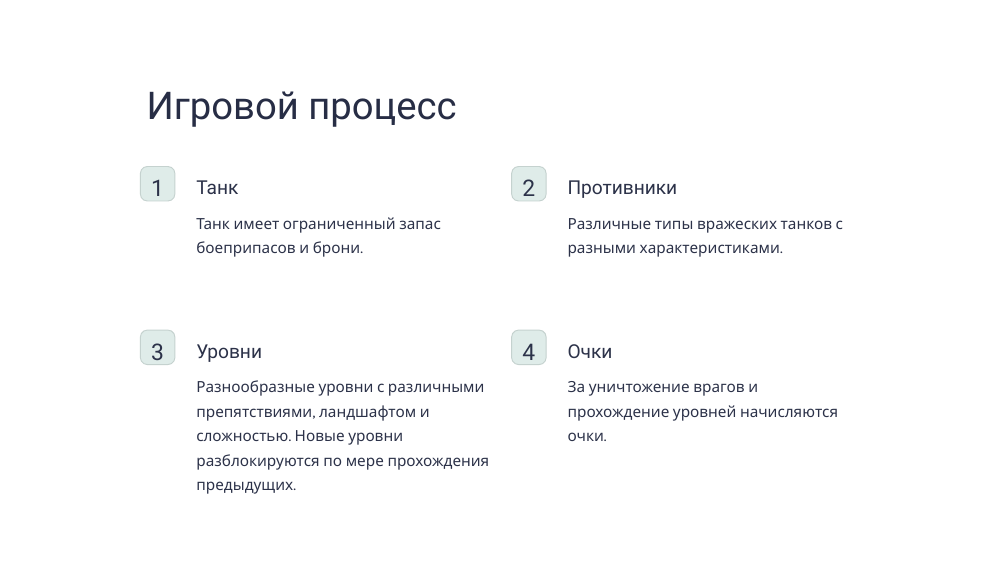
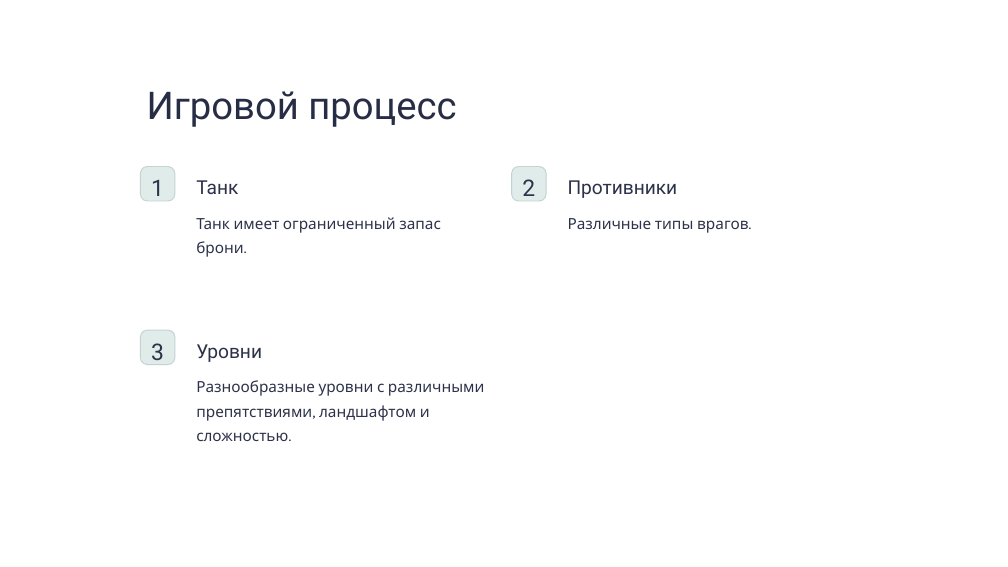
Before and after one commit to f1rsov08/PyGameProject, a slide deck: slide 3 of Tank-Battles.pptx. Drawn at 1008x567 pixels with LibreOffice and Linux fonts; fonts in the diff are those of the drawing. Boxes give left, top, right and bottom in pixels: in the first picture for what was removed or moved away, otherwise in the second. Text is boxed around its words. In the diff, an @@ line names an element or a change of style, - is before the commit and + after.

```diff
--- a/Tank-Battles.pptx
+++ b/Tank-Battles.pptx
@@ text at box(196, 217, 441, 257): text changed @@
-Танк имеет ограниченный запас боеприпасов и брони.
+Танк имеет ограниченный запас брони.
@@ text at box(568, 218, 694, 229): text changed @@
-Различные типы вражеских танков с разными характеристиками.
+Различные типы врагов.
@@ rounded rectangle removed at box(512, 330, 546, 365) @@
@@ text removed at box(522, 343, 535, 360) @@
-4
@@ text removed at box(568, 344, 613, 358) @@
-Очки
@@ text at box(196, 380, 485, 441): text changed @@
-Разнообразные уровни с различными препятствиями, ландшафтом и сложностью. Новые уровни разблокируются по мере прохождения предыдущих.
+Разнообразные уровни с различными препятствиями, ландшафтом и сложностью.
@@ text removed at box(568, 381, 838, 441) @@
-За уничтожение врагов и прохождение уровней начисляются очки.
```
Also in this commit, not shown: 2 other slides changed.
